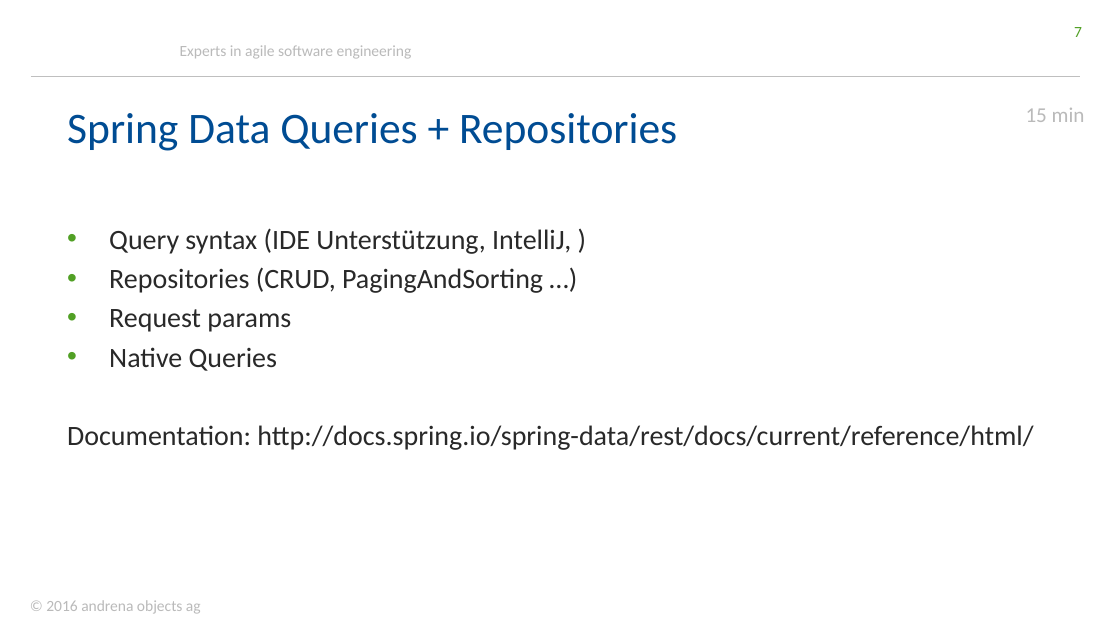
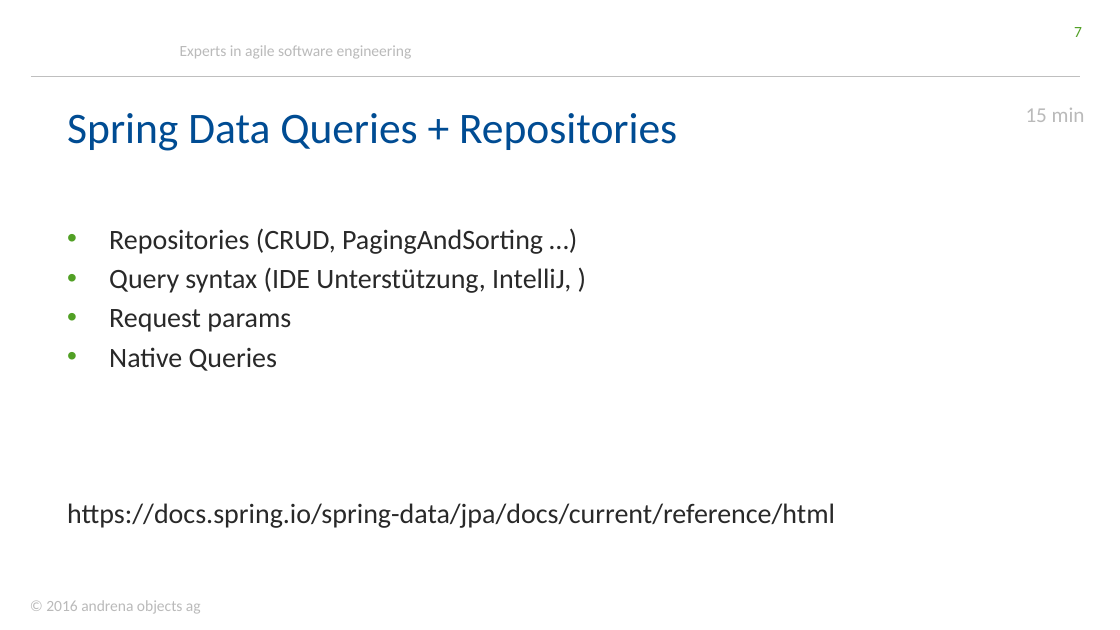
Before and after one commit to stklqt/oop-springboot-springdata-server, a slide deck: slide 7 of slides.pptx. Drawn at 1120x630 pixels with LibreOffice and Linux fonts; fonts in the diff are those of the drawing; background and template pictures are left out. Boxes give left, top, right and bottom in pixels: in the first picture for what was removed or moved away, otherwise in the second. Text is boxed around its words. In the diff, an @@ line names an element or a change of style, - is before the commit and + after.

Commit message:
folien

```diff
--- a/slides.pptx
+++ b/slides.pptx
@@ text at [109,228,543,254]: paragraph added @@
+• Repositories (CRUD, PagingAndSorting …)
@@ text at [109,267,543,293]: paragraph removed @@
-• Repositories (CRUD, PagingAndSorting …)
@@ text at [67,503,835,528]: text changed @@
-Documentation: http://docs.spring.io/spring-data/rest/docs/current/reference/html/
+https://docs.spring.io/spring-data/jpa/docs/current/reference/html
```
Also in this commit, not shown: 9 other slides changed, 1 slide added.
